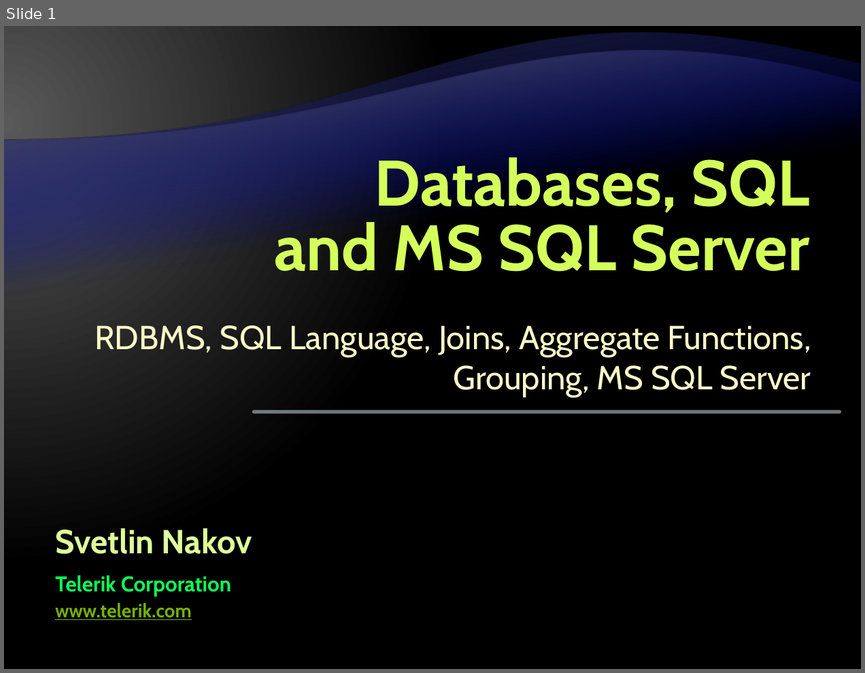
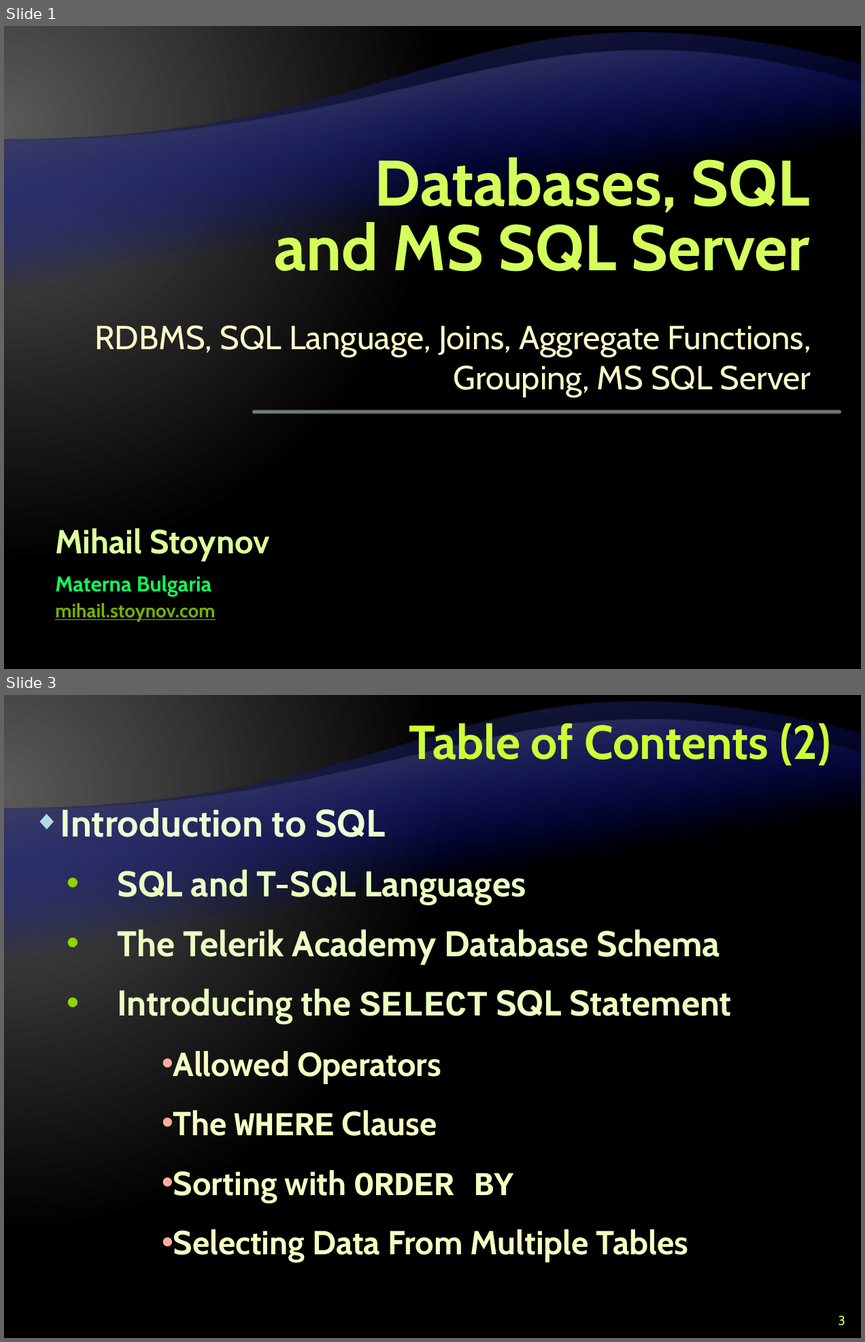
Before and after one commit to Graveheart/aspnetcourse, a slide deck: lectures/5. Databases, SQL and MS SQL Server.pptx. Shown one above the other, each under a label of ours: slide 1 before the commit, slides 1 and 3 after it; the slides between them are not shown. The pictures are 865x673 and 865x1342 pixels, drawn with LibreOffice and Linux fonts; fonts in the diff are those of the drawing; background and template pictures are left out. Boxes give left, top, right and bottom in pixels: in the first picture for what was removed or moved away, otherwise in the second. Text is boxed around its words. In the diff, an @@ line names an element or a change of style, - is before the commit and + after.

```diff
--- a/lectures/5. Databases, SQL and MS SQL Server.pptx
+++ b/lectures/5. Databases, SQL and MS SQL Server.pptx
@@ slide 3 added at (4, 695, 861, 1338), background gradient #595959 to #000000; not listed: 2 template elements that a slide beside it also shows @@
@@ title added at (409, 719, 831, 766), 40 pt, text #CCFF33, bold @@
+Table of Contents (2)
@@ text added at (60, 808, 732, 1261), 30 pt, text #EBFFC2, bold @@
+◆ Introduction to SQL
+  • SQL and T-SQL Languages
+  • The Telerik Academy Database Schema
+  • Introducing the SELECT SQL Statement
+    • Allowed Operators
+    • The WHERE Clause
+    • Sorting with ORDER BY
+    • Selecting Data From Multiple Tables
@@ page number added at (838, 1315, 845, 1325), 11 pt, text #CCFF66 @@
+3
@@ slide 1 changed as well @@
@@ text at (55, 528, 269, 560): text changed @@
-Svetlin Nakov
+Mihail Stoynov
@@ text at (55, 575, 212, 596): text changed @@
-Telerik Corporation
+Materna Bulgaria
@@ text at (55, 603, 215, 622): text changed @@
-www.telerik.com
+mihail.stoynov.com
```
Also in this commit, not shown: 2 other slides changed, 190 other slides added.
